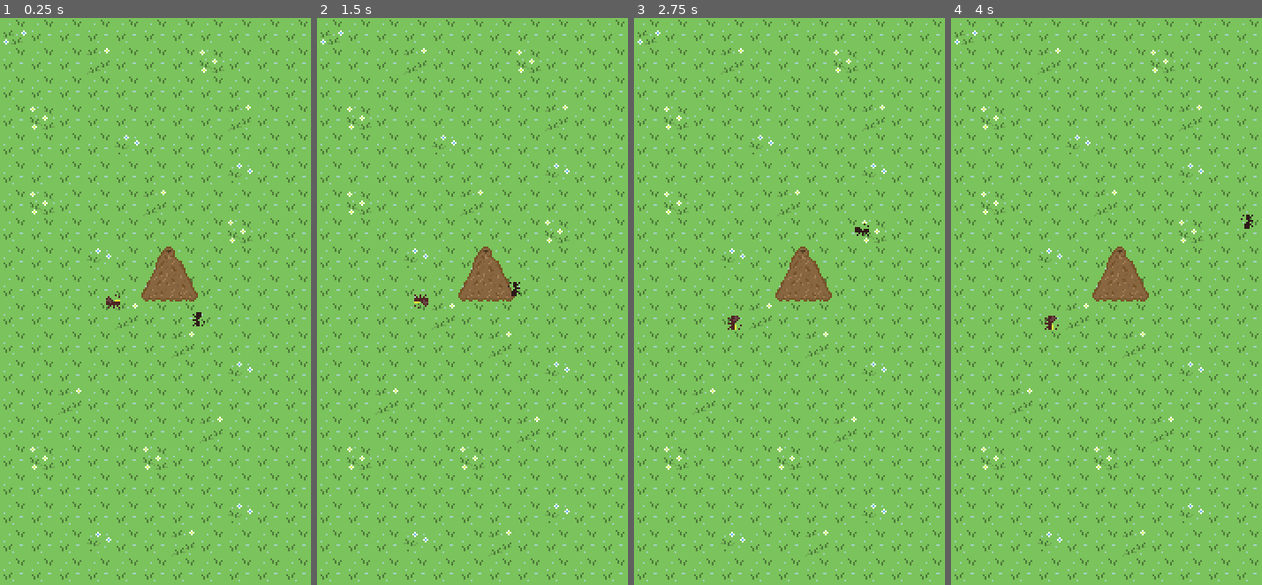
Above: before the commit, frames 1-4 (left to right).
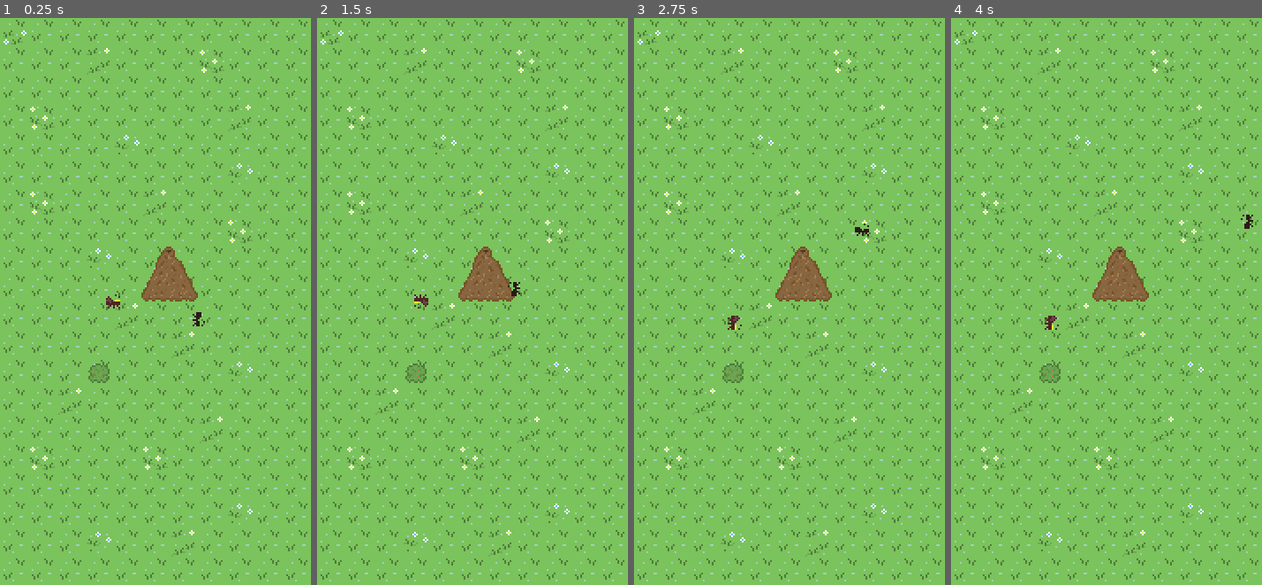
Above: after the commit, the same moments.

Repository: Aquilescastro115/TNA-GAME
Game: Godot game, scene res://Scenes/test.tscn
The game is run twice, just before and just after one commit, with the same random seed, the same clock (stepped at 60 frames per second) and the same inputs.
Inputs (mouse positions are in pixels of both pictures, inside the frame that each line leads up to):
- Up to frame 1 (0.25 s): no input
- Up to frame 2 (1.5 s): move the mouse to (428, 301) at 0.52 s; click (428, 301) at 0.67 s; move the mouse to (410, 329) at 1.27 s; click (410, 329) at 1.42 s
- Up to frame 3 (2.75 s): move the mouse to (820, 176) at 2.02 s; click (820, 176) at 2.17 s
- Up to frame 4 (4 s): move the mouse to (1090, 414) at 2.77 s; click (1090, 414) at 2.92 s; tap Enter at 3.5 s; move the mouse to (1199, 386) at 3.52 s; click (1199, 386) at 3.67 s

The runs differ from the first frame. In frame 1, 0.2% of the frame differs, in the area x 28-36%, y 60-65%; in frame 2, 0.2%; in frame 3, 0.2%; in frame 4, 0.2%.

Commit message:
Singleton y recoleccion

Diff:
--- /dev/null
+++ b/Scenes/Prefabs/Bush.tscn
@@ -0,0 +1,12 @@
+[gd_scene format=3 uid="uid://dl24rliymdbms"]
+
+[ext_resource type="Texture2D" uid="uid://b0qtlweipu5e0" path="res://Assets/bush.png" id="1_m7rh6"]
+[ext_resource type="Script" uid="uid://bw6eln0e7jedk" path="res://Scripts/Resources/bush.gd" id="1_v2t4g"]
+
+[node name="Bush" type="Node2D" unique_id=1013203928]
+script = ExtResource("1_v2t4g")
+
+[node name="Bush" type="Sprite2D" parent="." unique_id=2110429836]
+texture = ExtResource("1_m7rh6")
+centered = false
+offset = Vector2(2, 2)
--- a/Scenes/test.tscn
+++ b/Scenes/test.tscn
@@ -1,10 +1,11 @@
 [gd_scene format=3 uid="uid://bvrwsv1air0b0"]
 
-[ext_resource type="Script" path="res://Scripts/test.gd" id="1_35xla"]
+[ext_resource type="Script" uid="uid://du01i71kslgye" path="res://Scripts/test.gd" id="1_35xla"]
 [ext_resource type="Texture2D" uid="uid://h7jnx1a541ac" path="res://Assets/Background01.png" id="1_lc1oi"]
 [ext_resource type="PackedScene" uid="uid://cii0yrq4syrgm" path="res://Scenes/Prefabs/Nest.tscn" id="2_8od7v"]
 [ext_resource type="PackedScene" uid="uid://dherjans7h65h" path="res://Scenes/Prefabs/Ant.tscn" id="3_qc4db"]
-[ext_resource type="PackedScene" path="res://Scenes/Prefabs/Queen.tscn" id="4_ys1qc"]
+[ext_resource type="PackedScene" uid="uid://oq67xl35e1yo" path="res://Scenes/Prefabs/Queen.tscn" id="4_ys1qc"]
+[ext_resource type="PackedScene" uid="uid://dl24rliymdbms" path="res://Scenes/Prefabs/Bush.tscn" id="6_i3aeo"]
 
 [node name="Test" type="Node2D" unique_id=11896398]
 script = ExtResource("1_35xla")
@@ -22,3 +23,6 @@
 
 [node name="Queen" parent="." unique_id=1470953478 instance=ExtResource("4_ys1qc")]
 position = Vector2(64, 160)
+
+[node name="Bush" parent="." unique_id=1013203928 instance=ExtResource("6_i3aeo")]
+position = Vector2(48, 192)
--- /dev/null
+++ b/Scripts/GameData.gd
@@ -0,0 +1,4 @@
+extends Node
+
+
+var food = 0
--- a/Scripts/Queen/queen.gd
+++ b/Scripts/Queen/queen.gd
@@ -5,6 +5,12 @@
 var selected = false
 var target_position = Vector2.ZERO
 var moving = false
+var target_bush = null
+
+var collecting = false
+var collect_timer = 0.0
+var collect_interval = 1.0
+
 
 func _ready():
 	target_position = global_position
@@ -12,24 +18,47 @@
 
 func _process(delta):
 
+	if collecting:
+
+		collect_timer += delta
+
+		if collect_timer >= collect_interval:
+			collect_timer = 0
+			collect_bush()
+
+		return
+
+
 	if moving:
 
 		var diff = target_position - global_position
 		var move = Vector2.ZERO
 
-		# mover primero en X
 		if abs(diff.x) > 5:
 			move.x = sign(diff.x)
 
-		# cuando X ya está alineado mover en Y
 		elif abs(diff.y) > 5:
 			move.y = sign(diff.y)
 
 		else:
 			moving = false
+
+			if target_bush:
+				collecting = true
+
 			return
 
 		global_position += move * speed * delta
 
 		if move.length() > 0:
 			rotation = move.angle()
+
+
+func collect_bush():
+
+	if target_bush and target_bush.collect():
+		GameData.food += 1
+		print(GameData.food)
+	else:
+		target_bush = null
+		collecting = false
--- /dev/null
+++ b/Scripts/Resources/bush.gd
@@ -0,0 +1,18 @@
+extends Node2D
+
+@export var food_amount = 5
+
+func _ready():
+	add_to_group("food")
+
+func collect():
+	print("intentando recolectar")
+	if food_amount > 0:
+		food_amount -= 1
+
+		if food_amount <= 0:
+			queue_free()
+
+		return true
+
+	return false
--- a/Scripts/test.gd
+++ b/Scripts/test.gd
@@ -4,14 +4,34 @@
 
 func _input(event):
 
-	if queen.selected:
+	if not queen.selected:
+		return
 
-		if event is InputEventScreenTouch and event.pressed:
-			queen.target_position = event.position
+	if event is InputEventScreenTouch and event.pressed:
+		handle_click(event.position)
+
+	if event is InputEventMouseButton and event.pressed:
+		handle_click(event.position)
+
+
+func handle_click(pos):
+
+	for bush in get_tree().get_nodes_in_group("food"):
+
+		var sprite = bush.get_node("Bush")
+		var size = sprite.texture.get_size() * sprite.scale
+
+		var rect = Rect2(bush.global_position, size)
+
+		if rect.has_point(pos):
+
+			queen.target_position = bush.global_position + size / 2
+			queen.target_bush = bush
 			queen.moving = true
 			queen.selected = false
+			return
 
-		if event is InputEventMouseButton and event.pressed:
-			queen.target_position = event.position
-			queen.moving = true
-			queen.selected = false
+	queen.target_position = pos
+	queen.target_bush = null
+	queen.moving = true
+	queen.selected = false
--- a/project.godot
+++ b/project.godot
@@ -15,6 +15,10 @@
 run/main_scene="uid://bvrwsv1air0b0"
 config/features=PackedStringArray("4.6", "GL Compatibility")
 config/icon="res://icon.svg"
+
+[autoload]
+
+GameData="*uid://cdr2j3fqgghsn"
 
 [display]
 
Binary file added: Assets/bush.png
Not shown, added: Assets/bush.png.import
Not shown, added: Scripts/GameData.gd.uid
Not shown, added: Scripts/Resources/bush.gd.uid
